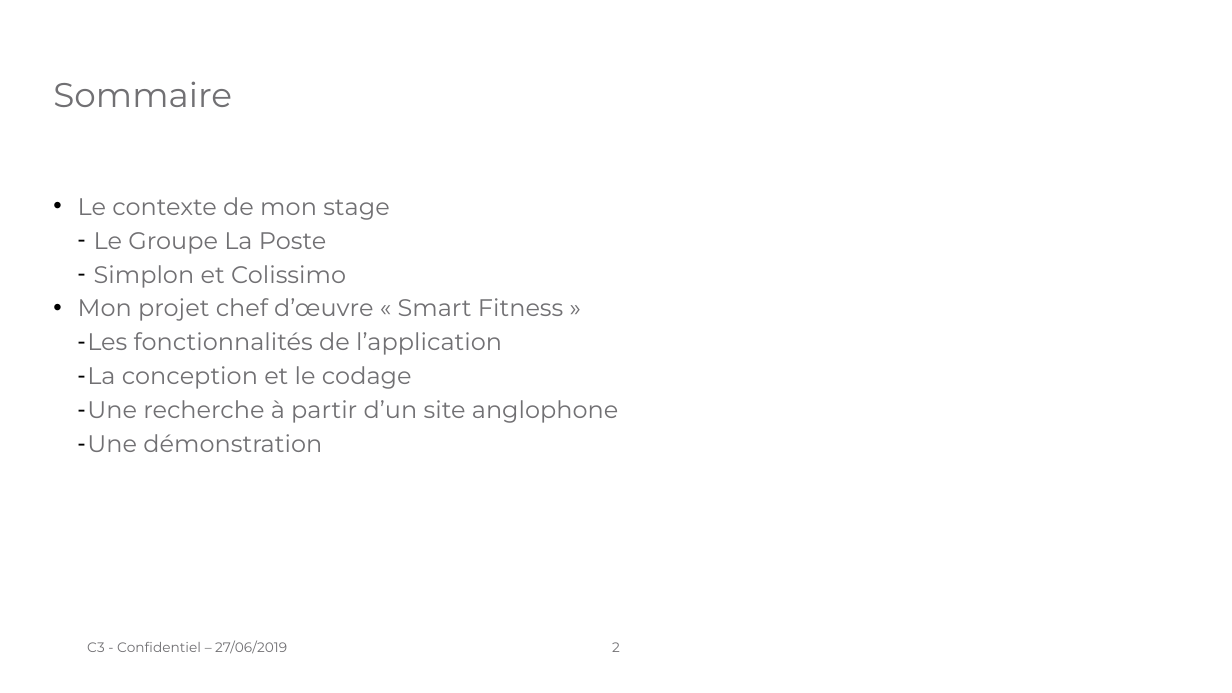
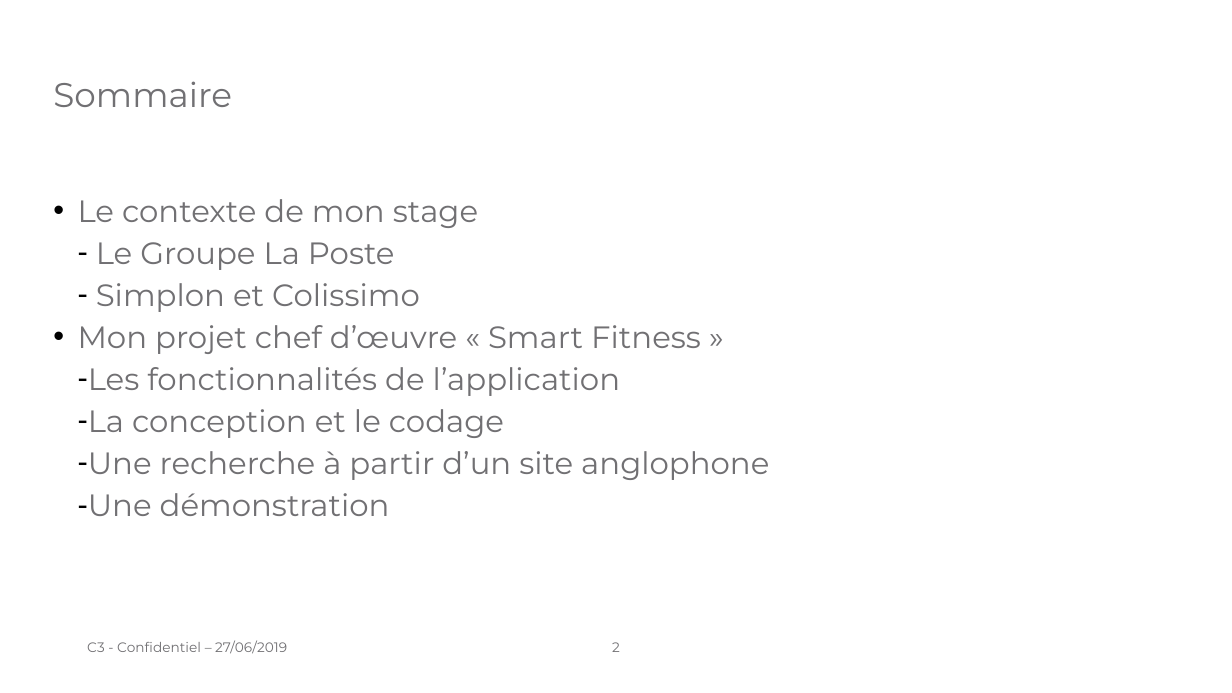
Before and after one commit to laurentpicardLP2/smartFitness, a slide deck: slide 2 of docs/oral/Présentation orale - Projet chef d'œuvre.odp. Drawn at 1232x693 pixels with LibreOffice and Linux fonts; fonts in the diff are those of the drawing; background and template pictures are left out. Boxes give left, top, right and bottom in pixels: in the first picture for what was removed or moved away, otherwise in the second. Text is boxed around its words. In the diff, an @@ line names an element or a change of style, - is before the commit and + after.

```diff
--- a/docs/oral/Présentation orale - Projet chef d'œuvre.odp
+++ b/docs/oral/Présentation orale - Projet chef d'œuvre.odp
@@ text "Le contexte de mon stage" at box(78, 199, 769, 516): size 14 to 18 pt @@
```
Also in this commit, not shown: 2 other slides changed, 1 slide added.
